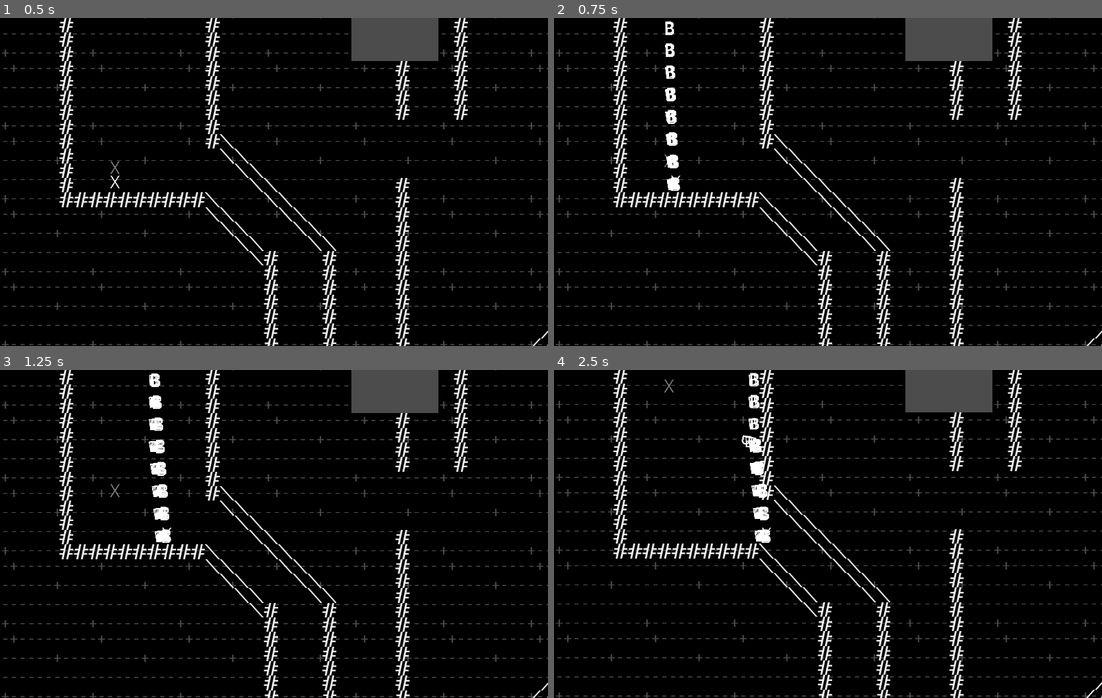
Above: before the commit, frames 1-4 (two rows, left to right).
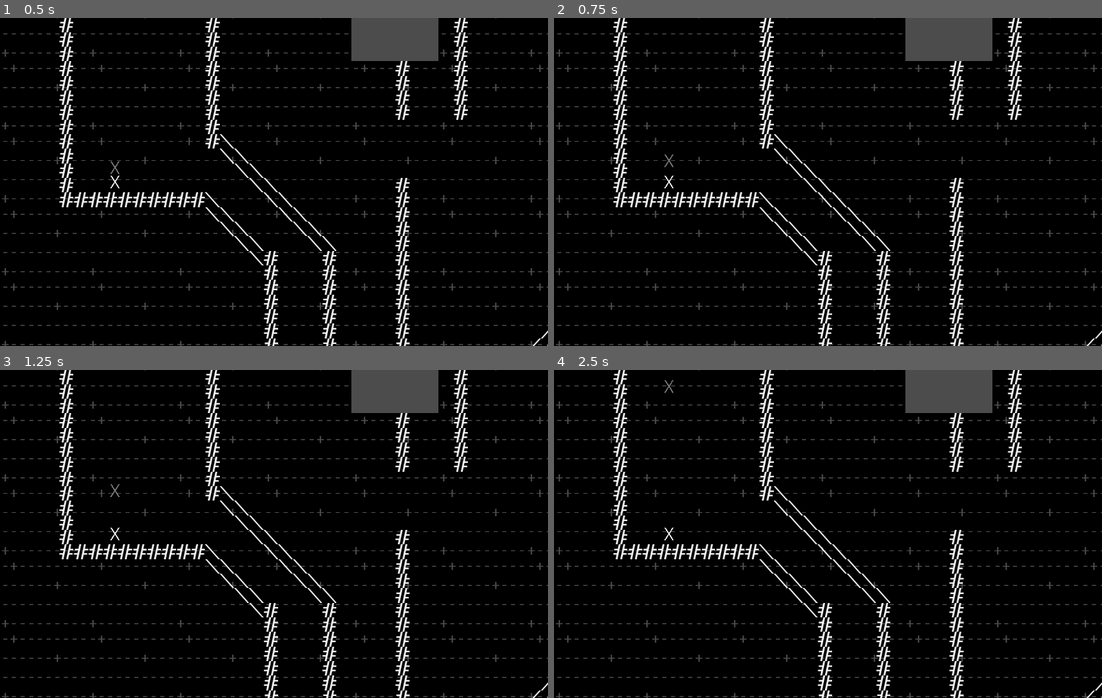
Above: after the commit, the same moments.

Repository: INeedAUniqueUsername/CaveX
Game: Godot game, scene res://stage.tscn
Same seed, same stepped clock (60 frames per second), same inputs: the game is played once before the commit and once after it.
Inputs:
- Up to frame 1 (0.5 s): no input
- Up to frame 2 (0.75 s): hold Right (ui_right) from 0.53 s (still down); hold Space (shoot) from 0.53 s (still down)
- Up to frame 3 (1.25 s): keep holding Right (ui_right); keep holding Space (shoot)
- Up to frame 4 (2.5 s): release Right (ui_right) at 1.28 s; release Space (shoot) at 1.28 s; hold Down (ui_down) 1.28-2.03 s; tap Space (shoot) at 1.35 s; tap Enter at 2 s; hold Right (ui_right) from 2.03 s (still down); hold Space (shoot) from 2.03 s (still down)

Frame 1 is identical in both runs. In frame 2, 0.6% of the frame differs, in the area x 20-24%, y 1-53%; in frame 3, 0.8%; in frame 4, 7.1%, in the area x 0-100%, y 0-100%.
Error after the commit: Invalid get index 'position' (on base: 'null instance'). (res://player.gd:116)

Commit message:
X animations

Diff:
--- a/player.tscn
+++ b/player.tscn
@@ -1,7 +1,7 @@
-[gd_scene load_steps=15 format=2]
+[gd_scene load_steps=20 format=2]
 
 [ext_resource path="res://player.gd" type="Script" id=1]
-[ext_resource path="res://X.png" type="Texture" id=2]
+[ext_resource path="res://X Atlas.png" type="Texture" id=2]
 [ext_resource path="res://osb_left.png" type="Texture" id=3]
 [ext_resource path="res://osb_right.png" type="Texture" id=4]
 [ext_resource path="res://osb_jump.png" type="Texture" id=5]
@@ -16,11 +16,44 @@
 [sub_resource type="RayShape2D" id=2]
 custom_solver_bias = 0.5
 
+[sub_resource type="Animation" id=10]
+resource_name = "disabled"
+length = 0.2
+loop = true
+tracks/0/type = "value"
+tracks/0/path = NodePath("sprite:frame")
+tracks/0/interp = 1
+tracks/0/loop_wrap = true
+tracks/0/imported = false
+tracks/0/enabled = true
+tracks/0/keys = {
+"times": PoolRealArray( 0, 0.1 ),
+"transitions": PoolRealArray( 1, 1 ),
+"update": 1,
+"values": [ 0, 5 ]
+}
+
 [sub_resource type="Animation" id=3]
-resource_name = "idle"
-loop = true
-tracks/0/type = "value"
-tracks/0/path = NodePath("sprite:texture")
+resource_name = "down"
+length = 0.2
+loop = true
+tracks/0/type = "value"
+tracks/0/path = NodePath("sprite:frame")
+tracks/0/interp = 1
+tracks/0/loop_wrap = true
+tracks/0/imported = false
+tracks/0/enabled = true
+tracks/0/keys = {
+"times": PoolRealArray( 0, 0.1 ),
+"transitions": PoolRealArray( 1, 1 ),
+"update": 1,
+"values": [ 0, 3 ]
+}
+
+[sub_resource type="Animation" id=4]
+loop = true
+tracks/0/type = "value"
+tracks/0/path = NodePath("sprite:frame")
 tracks/0/interp = 1
 tracks/0/loop_wrap = true
 tracks/0/imported = false
@@ -29,15 +62,67 @@
 "times": PoolRealArray( 0 ),
 "transitions": PoolRealArray( 1 ),
 "update": 1,
-"values": [ ExtResource( 2 ) ]
-}
-
-[sub_resource type="CanvasItemMaterial" id=5]
-
-[sub_resource type="ParticlesMaterial" id=4]
+"values": [ 0 ]
+}
+
+[sub_resource type="Animation" id=5]
+resource_name = "left"
+length = 0.2
+loop = true
+tracks/0/type = "value"
+tracks/0/path = NodePath("sprite:frame")
+tracks/0/interp = 1
+tracks/0/loop_wrap = true
+tracks/0/imported = false
+tracks/0/enabled = true
+tracks/0/keys = {
+"times": PoolRealArray( 0, 0.1 ),
+"transitions": PoolRealArray( 1, 1 ),
+"update": 1,
+"values": [ 0, 4 ]
+}
+
+[sub_resource type="Animation" id=6]
+resource_name = "right"
+length = 0.2
+loop = true
+tracks/0/type = "value"
+tracks/0/path = NodePath("sprite:frame")
+tracks/0/interp = 1
+tracks/0/loop_wrap = true
+tracks/0/imported = false
+tracks/0/enabled = true
+tracks/0/keys = {
+"times": PoolRealArray( 0, 0.1 ),
+"transitions": PoolRealArray( 1, 1 ),
+"update": 1,
+"values": [ 0, 2 ]
+}
+
+[sub_resource type="Animation" id=7]
+resource_name = "up"
+length = 0.2
+loop = true
+tracks/0/type = "value"
+tracks/0/path = NodePath("sprite:frame")
+tracks/0/interp = 1
+tracks/0/loop_wrap = true
+tracks/0/imported = false
+tracks/0/enabled = true
+tracks/0/keys = {
+"times": PoolRealArray( 0, 0.1 ),
+"transitions": PoolRealArray( 1, 1 ),
+"update": 1,
+"values": [ 0, 1 ]
+}
+
+[sub_resource type="CanvasItemMaterial" id=8]
+
+[sub_resource type="ParticlesMaterial" id=9]
 flag_disable_z = true
 spread = 0.0
 gravity = Vector3( 0, -98, 0 )
+angular_velocity = 1.49184e-019
 orbit_velocity = 0.0
 orbit_velocity_random = 0.0
 
@@ -51,6 +136,8 @@
 
 [node name="sprite" type="Sprite" parent="."]
 texture = ExtResource( 2 )
+hframes = 6
+frame = 3
 
 [node name="camera" type="Camera2D" parent="."]
 current = true
@@ -58,9 +145,6 @@
 limit_left = 0
 limit_top = 0
 
-[node name="bullet_shoot" type="Position2D" parent="."]
-position = Vector2( 31.2428, 4.08784 )
-
 [node name="CollisionShape2D" type="CollisionShape2D" parent="."]
 position = Vector2( 0.291992, -12.1587 )
 scale = Vector2( 1, 1.76469 )
@@ -109,13 +193,31 @@
 stream = ExtResource( 8 )
 
 [node name="anim" type="AnimationPlayer" parent="."]
-anims/idle = SubResource( 3 )
+playback_speed = 1.5
+anims/disabled = SubResource( 10 )
+anims/down = SubResource( 3 )
+anims/idle = SubResource( 4 )
+anims/left = SubResource( 5 )
+anims/right = SubResource( 6 )
+anims/up = SubResource( 7 )
 
 [node name="Trail" type="Particles2D" parent="."]
-material = SubResource( 5 )
+material = SubResource( 8 )
 z_index = -1
 amount = 2
 lifetime = 5.0
 local_coords = false
-process_material = SubResource( 4 )
+process_material = SubResource( 9 )
 texture = ExtResource( 9 )
+
+[node name="wave_up_source" type="Node2D" parent="."]
+position = Vector2( 0, 8 )
+
+[node name="wave_down_source" type="Node2D" parent="."]
+position = Vector2( 0, -8 )
+
+[node name="wave_left_source" type="Node2D" parent="."]
+position = Vector2( 8, 0 )
+
+[node name="wave_right_source" type="Node2D" parent="."]
+position = Vector2( -8, 0 )
Not shown, added: Down Bracket.png.import
Not shown, added: Left Bracket.png.import
Not shown, added: Right Bracket.png.import
Not shown, added: Up Bracket.png.import
Binary file added: X Atlas.png
Not shown, added: X Atlas.png.import
Binary file added: X Disabled.png
Not shown, added: X Disabled.png.import
Binary file added: X Down.png
Not shown, added: X Down.png.import
